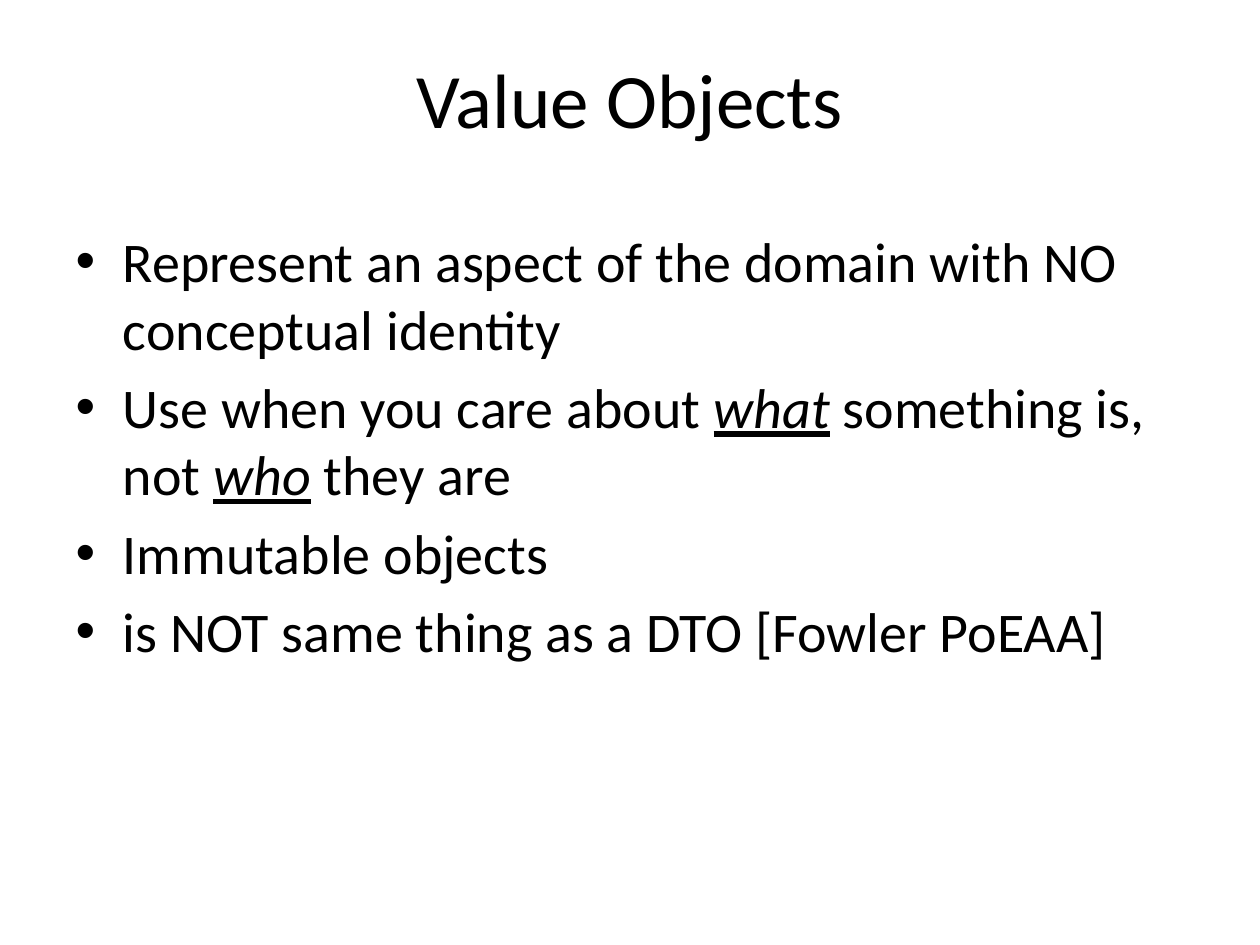
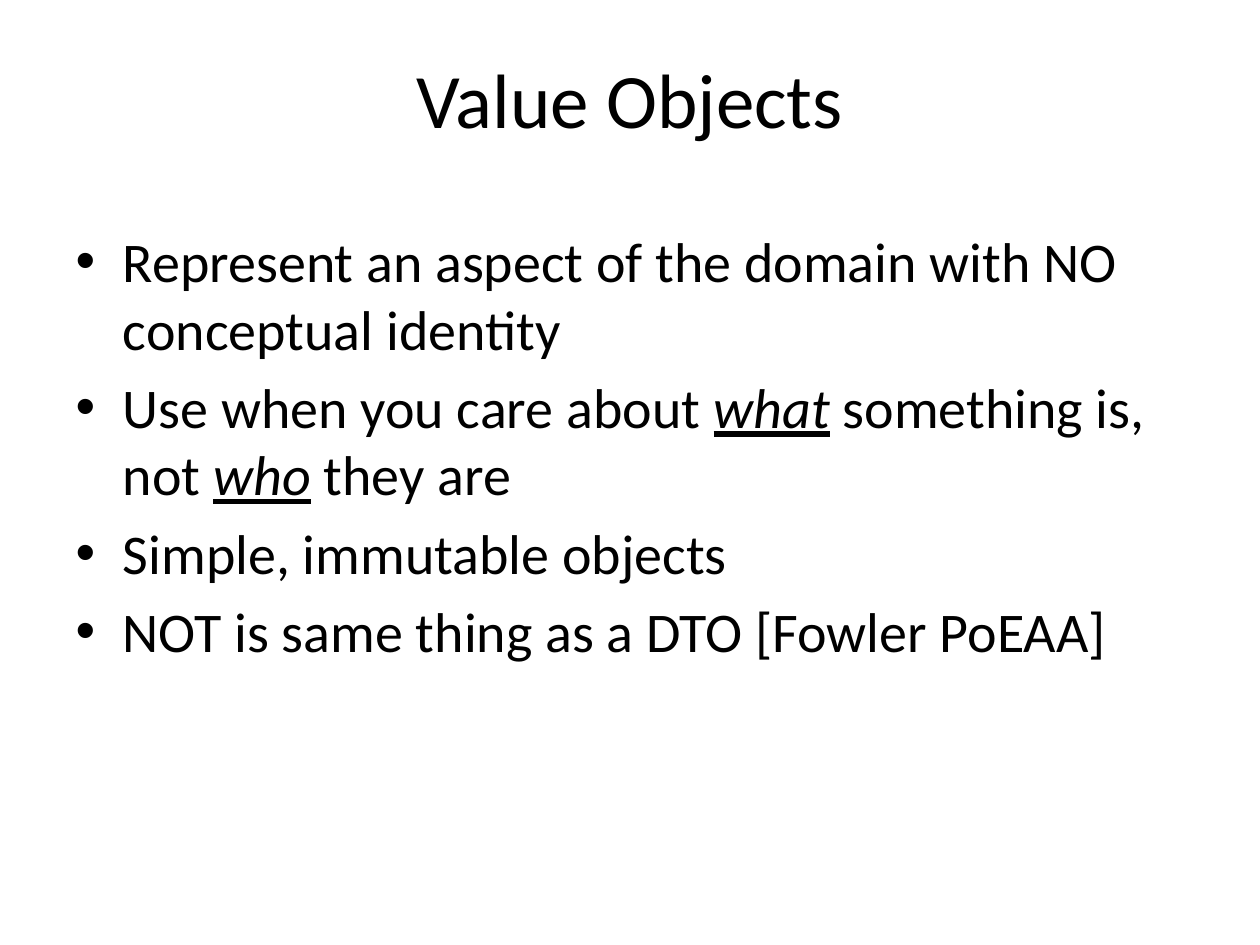
Before and after one commit to arturtv/dddpresentation, a slide deck: slide 26 of Domain-DrivenDesign.A.Trosin.pptx (slide 25 before the commit). Drawn at 1260x945 pixels with LibreOffice and Linux fonts; fonts in the diff are those of the drawing. Boxes give left, top, right and bottom in pixels: in the first picture for what was removed or moved away, otherwise in the second. Text is boxed around its words. In the diff, an @@ line names an element or a change of style, - is before the commit and + after.

```diff
--- a/Domain-DrivenDesign.A.Trosin.pptx
+++ b/Domain-DrivenDesign.A.Trosin.pptx
@@ text at <box>123,535,1106,662</box>: text changed @@
-• Immutable objects
-• is NOT same thing as a DTO [Fowler PoEAA]
+• Simple, immutable objects
+• NOT is same thing as a DTO [Fowler PoEAA]
```
Also in this commit, not shown: 6 other slides changed, 2 slides added, 1 slide removed.
